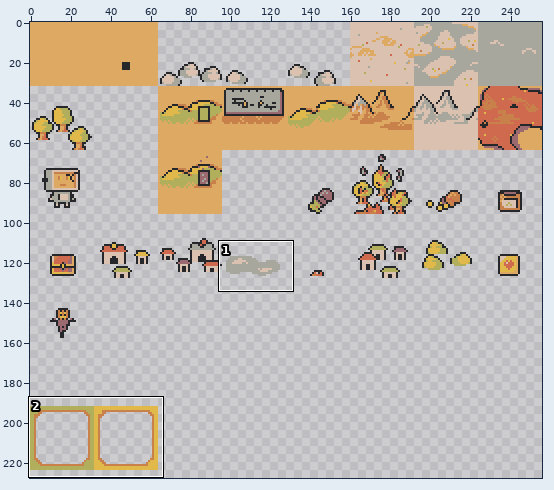
File history of a sprite sheet, assets/texture.png. Above: a wide view before the commit, with the close-up outlined.
Close-up. Earlier state:
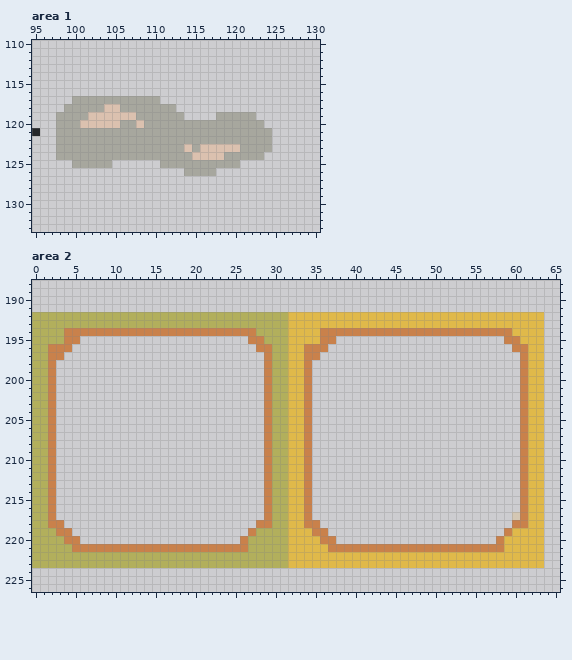
The file is 256x256 pixels. Pixels under 10% opacity are left out. Shown: area 1: x 95..130, y 110..133; area 2: x 0..65, y 188..226. The wide view leaves out empty margins. The commit also changed other parts of the picture, which this record leaves out.
The result:
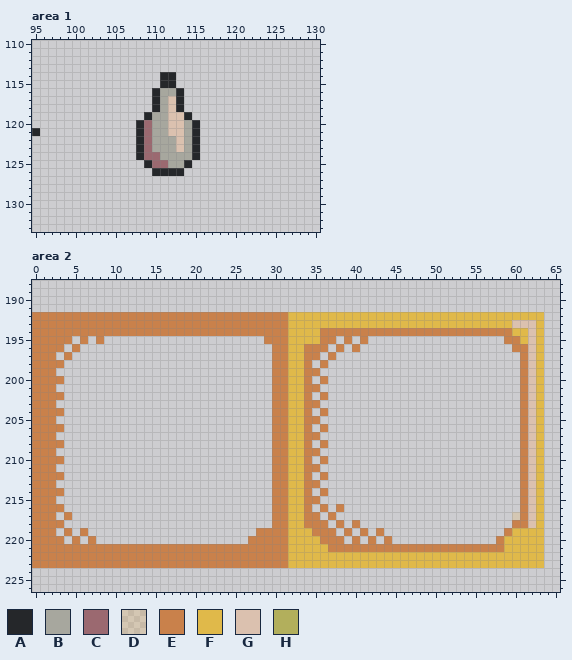
Palette (. is transparent): A #25272a  B #a7a79e  C #9b6970  D #fea40024  E #c9814b  F #e0b94a  G #dbc1af  H #b2af5c
Difference:
Changed rows in their new state; - is an unchanged pixel.
Area 1:
first column x 98:
114 -------------AA------------
115 -------------AA------------
116 ------------ABBA-----------
117 --..........ABGA-----------
118 -...........A-GA-----------
119 ...........A--GGA---.....--
120 ..........AC--GG-A........-
121 ..........AC--GG-A.........
122 ..........AC---G-A.........
123 ..........AC---GBA.........
124 ..........ACC----A........-
125 --.....----ACC--A......----
126 ------------AAAA....-------
Area 2:
first column x 0:
192 EEEEEEEEEEEEEEEEEEEEEEEEEEEEEEEE-------------------------------
193 EEEEEEEEEEEEEEEEEEEEEEEEEEEEEEEE----------------------------GGG
194 EEEE------------------------EEEE------------------------------G
195 EEEE-.E-E------------------..EEE-------E-E--------------------G
196 EE--.E----------------------..EE------E-E---------------------G
197 EE-.E------------------------.EE-----E------------------------G
198 EE-E-------------------------.EE----E-------------------------G
199 EE---------------------------.EE---E--------------------------G
200 EE-E-------------------------.EE----E-------------------------G
201 EE---------------------------.EE---E--------------------------G
202 EE-E-------------------------.EE----E-------------------------G
203 EE---------------------------.EE---E--------------------------G
204 EE-E-------------------------.EE----E-------------------------G
205 EE---------------------------.EE---E--------------------------G
206 EE-E-------------------------.EE----E-------------------------G
207 EE---------------------------.EE---E--------------------------G
208 EE-E-------------------------.EE----E-------------------------G
209 EE---------------------------.EE---E--------------------------G
210 EE-E-------------------------.EE----E-------------------------G
211 EE---------------------------.EE---E--------------------------G
212 EE-E-------------------------.EE----E-------------------------G
213 EE---------------------------.EE---E--------------------------G
214 EE-E-------------------------.EE----E-------------------------G
215 EE---------------------------.EE---E--------------------------G
216 EE-E-------------------------.EE----E-E-----------------------G
217 EE--E------------------------.EE---E-E------------------------G
218 EE--------------------------..EE----E-E-E---------------------G
219 EEE.--E--------------------.EEEE-----E-E-E-E-------------------
220 EEEE.--E------------------.EEEEE------E-E-E-E------------------
221 EEEEE----------------------EEEEE-------------------------------
222 EEEEEEEEEEEEEEEEEEEEEEEEEEEEEEEE-------------------------------
223 EEEEEEEEEEEEEEEEEEEEEEEEEEEEEEEE-------------------------------
Changed places in both close-ups, as pixel boxes (x1, y1, x2, y2):
changed: (56, 72, 272, 176)
changed: (32, 312, 392, 568)
changed: (512, 320, 536, 528)
